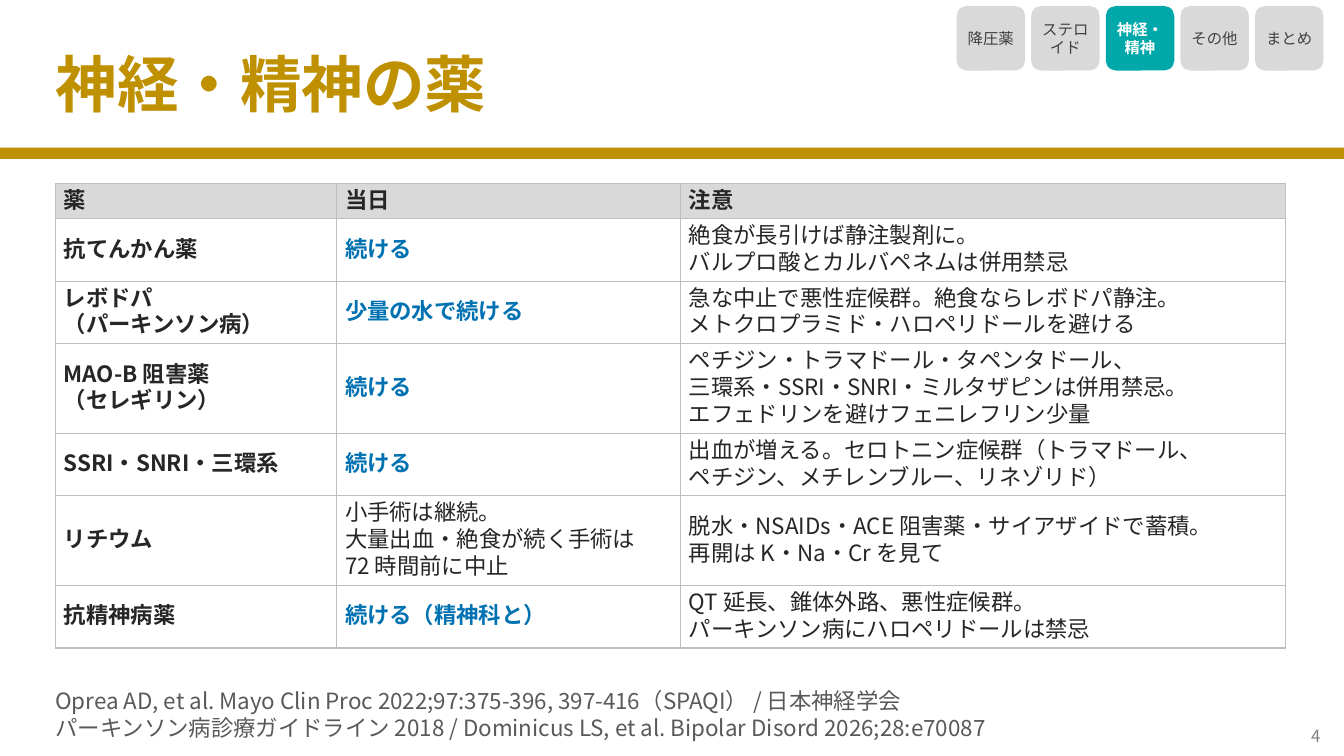
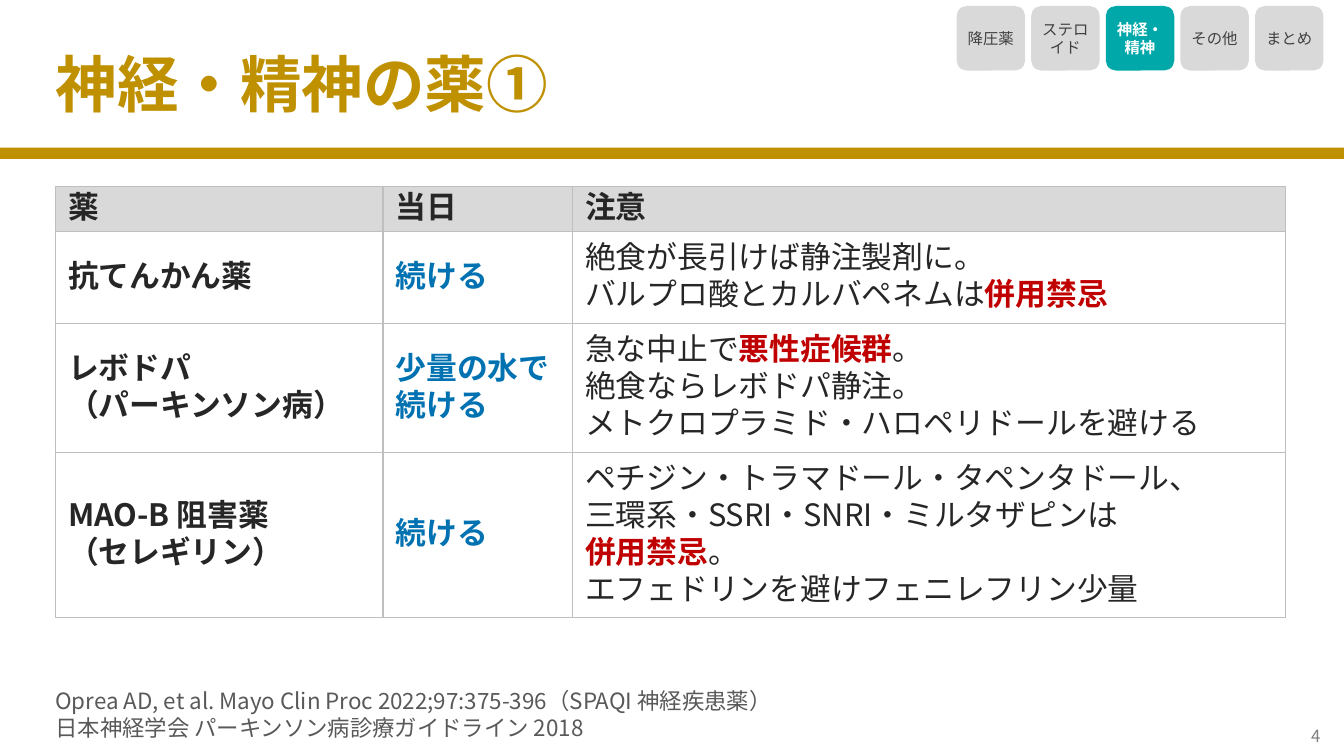
Before and after one commit to nobumitsu-3141/Anes-lecture, a slide deck: slide 5 of slides/4-14_other_chronic_drugs/4-14_other_chronic_drugs.pptx. Drawn at 1344x756 pixels with LibreOffice and Linux fonts; fonts in the diff are those of the drawing. Boxes give left, top, right and bottom in pixels: in the first picture for what was removed or moved away, otherwise in the second. Text is boxed around its words. In the diff, an @@ line names an element or a change of style, - is before the commit and + after.

```diff
--- a/slides/4-14_other_chronic_drugs/4-14_other_chronic_drugs.pptx
+++ b/slides/4-14_other_chronic_drugs/4-14_other_chronic_drugs.pptx
@@ title at (55, 54, 548, 113): text changed @@
-神経・精神の薬
+神経・精神の薬①
@@ table at (55, 187, 1286, 607) @@
-row 3: レボドパ / （パーキンソン病） | 少量の水で続ける | 急な中止で悪性症候群。絶食ならレボドパ静注。 / メトクロプラミド・ハロペリドールを避ける
-row 4: MAO-B 阻害薬 / （セレギリン） | 続ける | ペチジン・トラマドール・タペンタドール、 / 三環系・SSRI・SNRI・ミルタザピンは併用禁忌。 / エフェドリンを避けフェニレフリン少量
-row 5: SSRI・SNRI・三環系 | 続ける | 出血が増える。セロトニン症候群（トラマドール、 / ペチジン、メチレンブルー、リネゾリド）
-row 6: リチウム | 小手術は継続。 / 大量出血・絶食が続く手術は / 72 時間前に中止 | 脱水・NSAIDs・ACE 阻害薬・サイアザイドで蓄積。 / 再開は K・Na・Cr を見て
-row 7: 抗精神病薬 | 続ける（精神科と） | QT 延長、錐体外路、悪性症候群。 / パーキンソン病にハロペリドールは禁忌
+row 3: レボドパ / （パーキンソン病） | 少量の水で / 続ける | 急な中止で悪性症候群。 / 絶食ならレボドパ静注。 / メトクロプラミド・ハロペリドールを避ける
+row 4: MAO-B 阻害薬 / （セレギリン） | 続ける | ペチジン・トラマドール・タペンタドール、 / 三環系・SSRI・SNRI・ミルタザピンは / 併用禁忌。 / エフェドリンを避けフェニレフリン少量
@@ text at (55, 690, 771, 738): text changed @@
-Oprea AD, et al. Mayo Clin Proc 2022;97:375-396, 397-416（SPAQI） / 日本神経学会
-パーキンソン病診療ガイドライン 2018 / Dominicus LS, et al. Bipolar Disord 2026;28:e70087
+Oprea AD, et al. Mayo Clin Proc 2022;97:375-396（SPAQI 神経疾患薬）
+日本神経学会 パーキンソン病診療ガイドライン 2018
```
Also in this commit, not shown: 6 other slides changed, 3 slides added, 5 other files.
